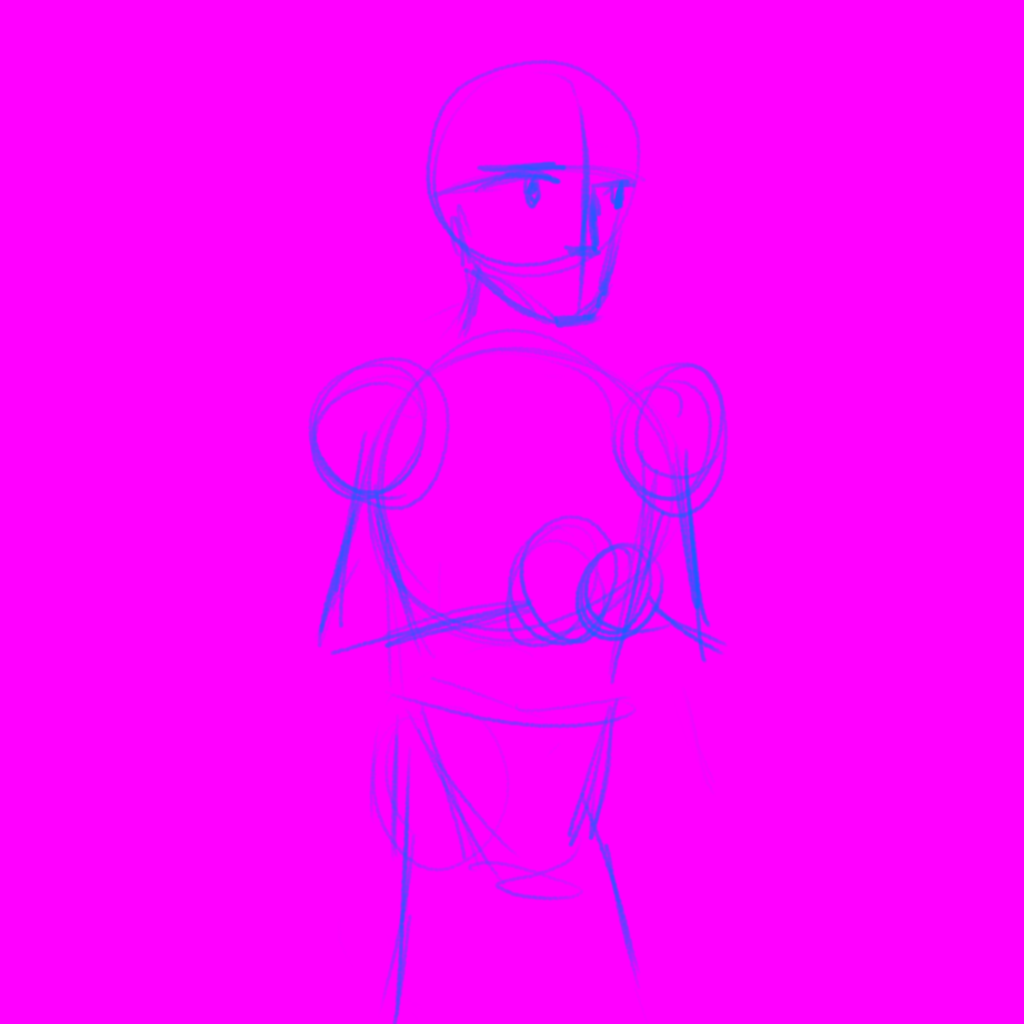
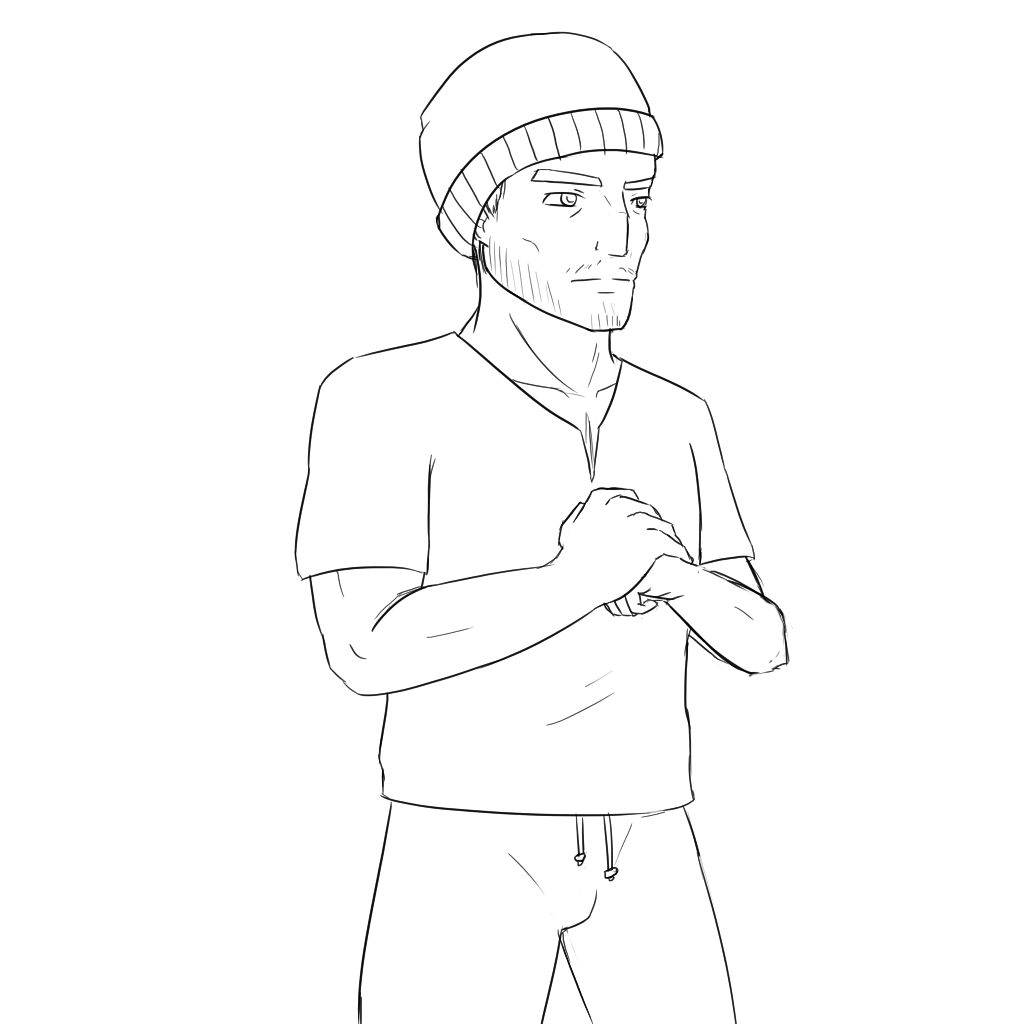
Layers edited between the first and the second w=1024, h=1024 image:
painted on "line" over [294, 31, 793, 1024]
hid "sketch", opacity 100% → 52%, painted on it over [275, 58, 802, 1024]
hid "Layer 20" over [0, 0, 1024, 1024]
